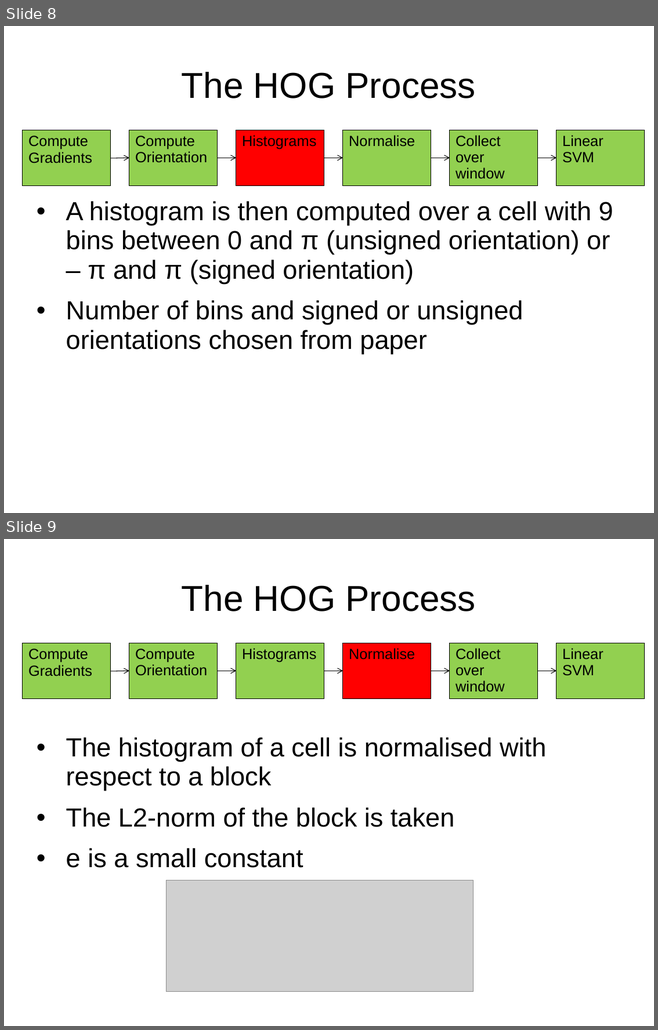
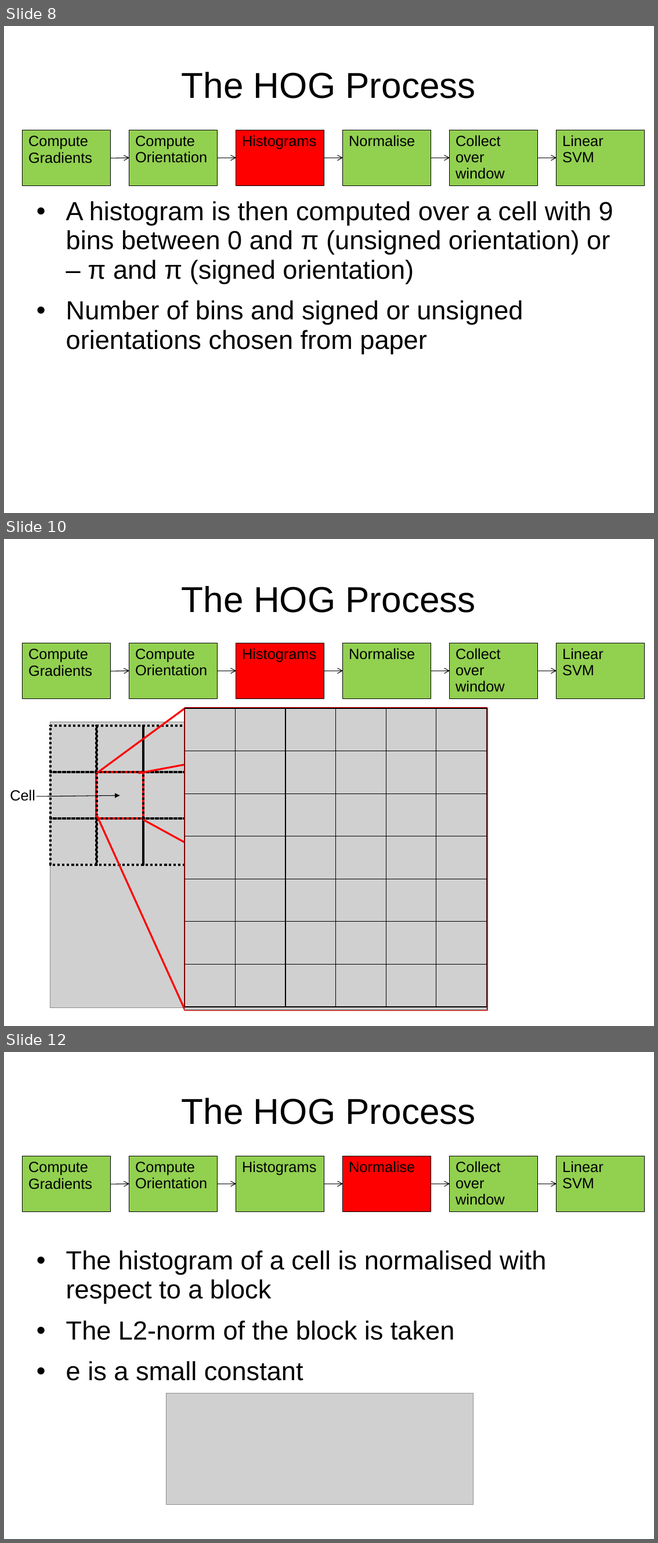
Before and after one commit to jgac1g08/OrientedGrads, a slide deck: HOGPres1.pptx. Shown one above the other, each under a label of ours: slides 8 and 9 before the commit, slides 8, 10 and 12 after it; the slides between them are not shown. The pictures are 658x1030 and 658x1543 pixels, drawn with LibreOffice and Linux fonts; fonts in the diff are those of the drawing; grey boxes stand for pictures. Boxes give left, top, right and bottom in pixels: in the first picture for what was removed or moved away, otherwise in the second. Text is boxed around its words. In the diff, an @@ line names an element or a change of style, - is before the commit and + after.

Commit message:
added detailed cell historgram diagram#

```diff
--- a/HOGPres1.pptx
+++ b/HOGPres1.pptx
@@ slide 10 added at (4, 539, 654, 1026), background #FFFFFF @@
@@ title added at (181, 586, 476, 613), 44 pt, text #000000 @@
+The HOG Process
@@ group added at (23, 643, 645, 699): 6 rectangles, 5 arrows @@
+Compute Gradients
+Compute Orientation
+Histograms
+Normalise
+Collect over window
+Linear SVM
@@ line added from (97, 774) to (185, 708), #FF0000 2.25 pt @@
@@ line added from (139, 774) to (487, 708), #FF0000 2.25 pt @@
@@ rectangle added at (185, 708, 487, 1010), fill #FFFFFF, outline #FF0000 2.83 pt @@
@@ picture added at (185, 708, 487, 1010) @@
@@ table added at (185, 708, 485, 1007), 7 rows, 6 columns @@
+ |  |  |  |  | 
+ |  |  |  |  | 
+ |  |  |  |  | 
+ |  |  |  |  | 
+ |  |  |  |  | 
+ |  |  |  |  | 
+ |  |  |  |  | 
@@ picture added at (50, 722, 338, 1008) @@
@@ rectangle added at (50, 726, 97, 772), outline #000000 2.83 pt dashed @@
@@ rectangle added at (97, 726, 143, 772), outline #000000 2.83 pt dashed @@
@@ rectangle added at (143, 726, 190, 772), outline #000000 2.83 pt dashed @@
@@ rectangle added at (50, 772, 97, 819), outline #000000 2.83 pt dashed @@
@@ rectangle added at (97, 772, 143, 819), outline #FF0000 2.83 pt @@
@@ rectangle added at (143, 772, 190, 819), outline #000000 2.83 pt dashed @@
@@ text added at (10, 790, 35, 801), 18 pt, text #000000 @@
+Cell
@@ arrow added from (36, 797) to (119, 795), #000000 0.75 pt @@
@@ line added from (97, 815) to (185, 1010), #FF0000 2.25 pt @@
@@ rectangle added at (50, 819, 97, 865), outline #000000 2.83 pt dashed @@
@@ rectangle added at (97, 819, 143, 865), outline #000000 2.83 pt dashed @@
@@ rectangle added at (143, 819, 190, 865), outline #000000 2.83 pt dashed @@
@@ line added from (143, 820) to (482, 1005), #FF0000 2.25 pt @@
@@ what was slide 9 is now slide 12 @@
```
Also in this commit, not shown: 2 other slides added.
